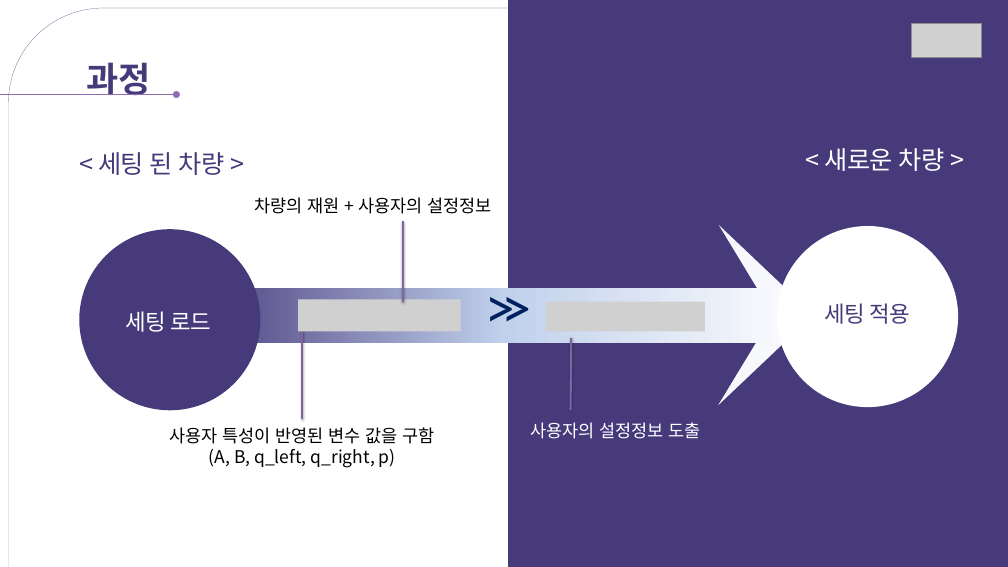
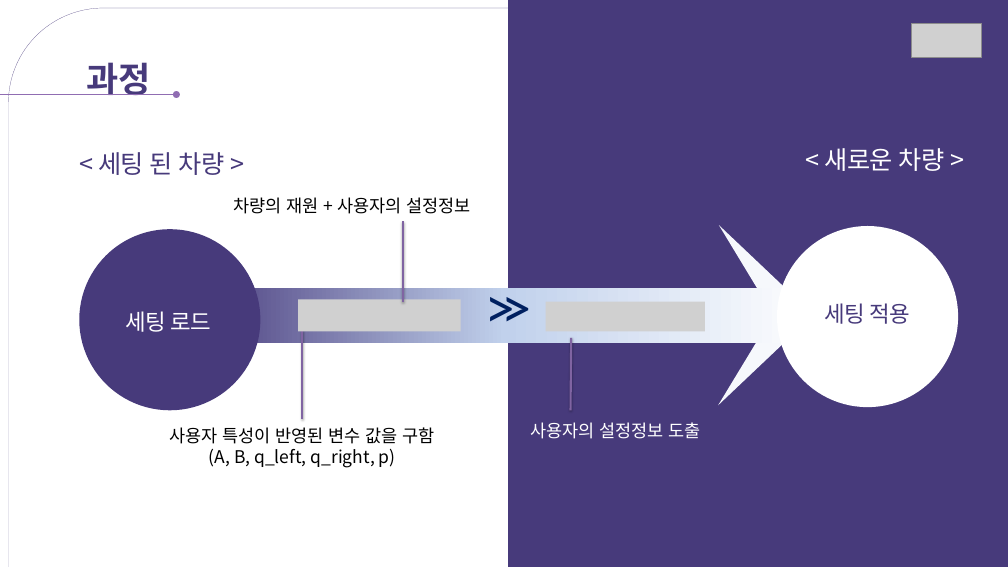
Before and after one commit to hyedinion/DrivePosition, a slide deck: slide 7 of SL_차량용어플리케이션아이디어_Hustar.pptx. Drawn at 1008x567 pixels with LibreOffice and Linux fonts; fonts in the diff are those of the drawing; grey boxes stand for pictures; background and template pictures are left out. Boxes give left, top, right and bottom in pixels: in the first picture for what was removed or moved away, otherwise in the second. Text is boxed around its words. In the diff, an @@ line names an element or a change of style, - is before the commit and + after.

```diff
--- a/SL_차량용어플리케이션아이디어_Hustar.pptx
+++ b/SL_차량용어플리케이션아이디어_Hustar.pptx
@@ text "차량의 재원 + 사용자의 설정정보": place and size @@
-text "차량의 재원 + 사용자의 설정정보" at (255,197,492,214)
+text "차량의 재원 + 사용자의 설정정보" at (234,197,471,214)
```
Also in this commit, not shown: 1 other slide changed.
